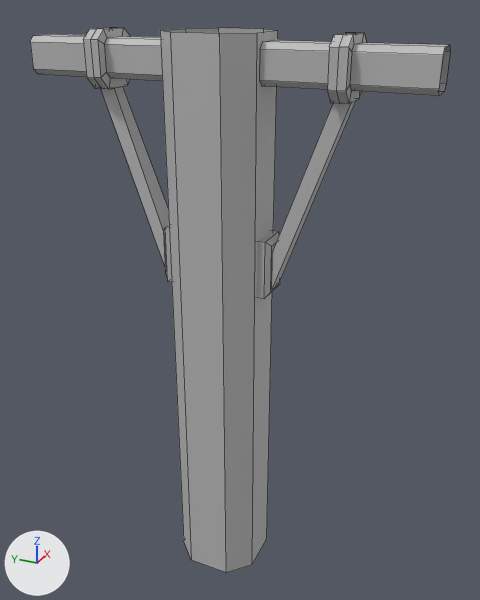
What one commit did to the FBX model Project/RogueLike-SmoothBrain/Assets/SampleSceneAssets/Art/Meshs/MERCHANT ROOM/ROOM/MESH_BeamSupport.fbx.
One viewpoint serves both versions: a 50 mm lens placed at (-0.029, -0.0141, 0.0314), pointed at (0.001, -0.0006, 0.0164). Every picture has the same lights, and +X, +Y and +Z are marked at lower left. Mesh edges are drawn as thin lines. Where no turn or scale is listed for an object, it has been applied to the vertices.

In view in the first picture: 'MESH_BeamSupport'.
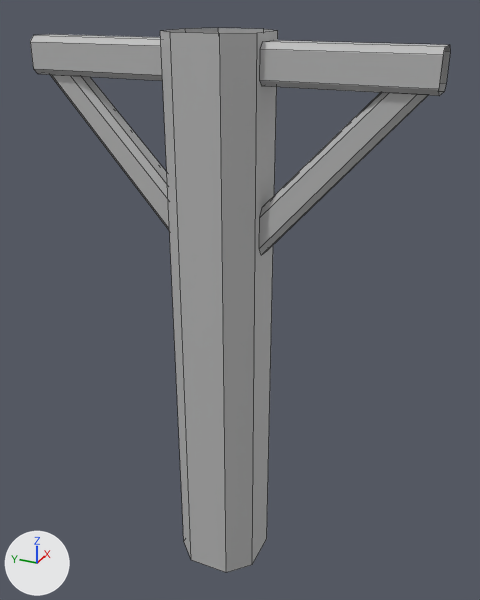
Changed parts and their boxes [x1, y1, x2, y2] in the pictures (480 x 600 px):
'MESH_BeamSupport', reshaped
    before: [30, 27, 450, 572]
    after: [30, 28, 450, 572]
part 1 of me_mesh, rebuilt (100% wider, 14% shorter)
    before: [272, 101, 356, 289]
    after: [259, 93, 428, 255]
part 2 of me_mesh, rebuilt (72% wider, 15% shorter)
    before: [101, 86, 169, 269]
    after: [51, 75, 169, 230]
part 3 of me_mesh, cut back
    before: [30, 27, 450, 104]
    after: [30, 34, 450, 96]
part 4 of me_mesh, deleted
    before: [164, 226, 280, 299]

Patch to the scene script:
```diff
--- a/Project/RogueLike-SmoothBrain/Assets/SampleSceneAssets/Art/Meshs/MERCHANT ROOM/ROOM/MESH_BeamSupport.fbx.py
+++ b/Project/RogueLike-SmoothBrain/Assets/SampleSceneAssets/Art/Meshs/MERCHANT ROOM/ROOM/MESH_BeamSupport.fbx.py
@@ me_mesh @@
 # used by ob_mesh_beamsupport; location = (0.0, 0.0, 0.0)
-me_mesh.from_pydata(...)  # 164 vertices, 130 faces; spans x -0.0024..0.0024, y -0.01..0.01, z 0.0..0.03
+me_mesh.from_pydata(...)  # 80 vertices, 40 faces; spans x -0.0024..0.0024, y -0.01..0.01, z 0.0..0.03
+# me_mesh part 1: the loose piece of 8 vertices spanning x -0.0006..0.0006, y -0.0064..-0.003, z 0.0181..0.0273 is rebuilt with 16 vertices and now spans x -0.0007..0.0007, y -0.0095..-0.0024, z 0.0197..0.0278
+# me_mesh part 2: the loose piece of 8 vertices spanning x -0.0006..0.0006, y 0.003..0.0064, z 0.0181..0.0273 is rebuilt with 16 vertices and now spans x -0.0007..0.0007, y 0.0024..0.0095, z 0.0197..0.0278
+# me_mesh part 3
+# 80 vertices are removed from x -0.0014..0.0014, y -0.0064..0.0064, z 0.0273..0.03
+# 92 faces are deleted
+# 16 new faces join them
+# me_mesh part 4
+# 20 vertices are removed from x -0.0009..0.0009, y -0.003..0.003, z 0.0177..0.0207
+# 18 faces are deleted
 me_mesh.materials.append(mat_mat_beamsupport)
```
